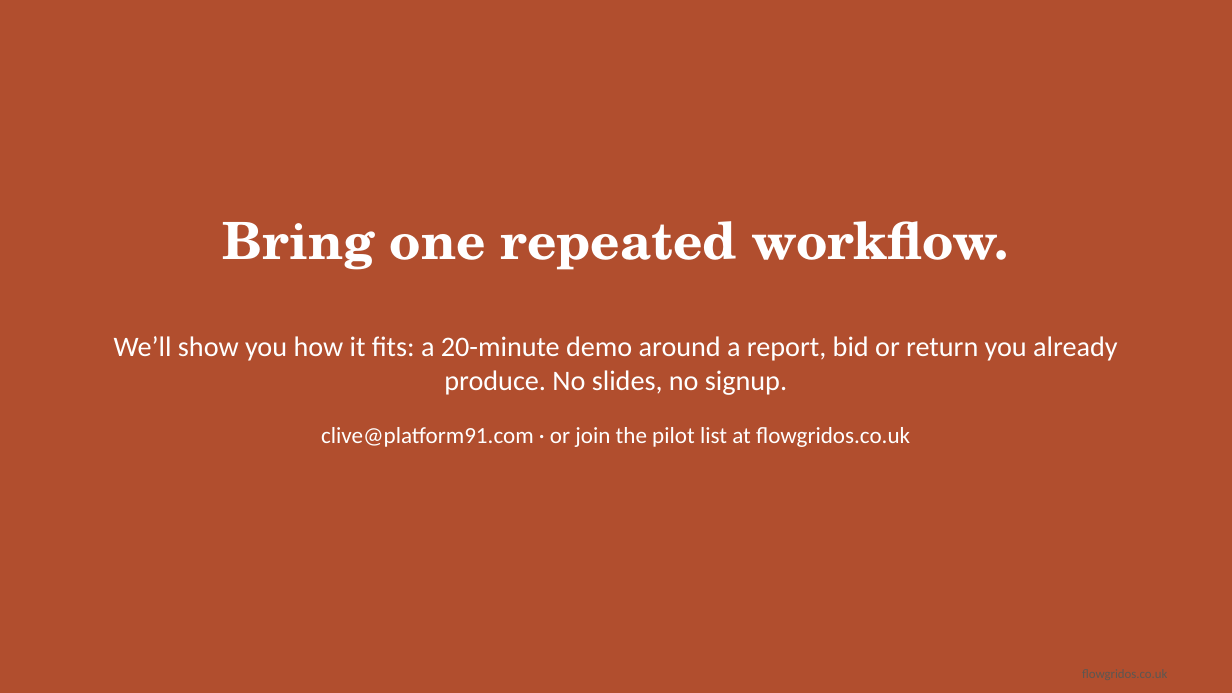
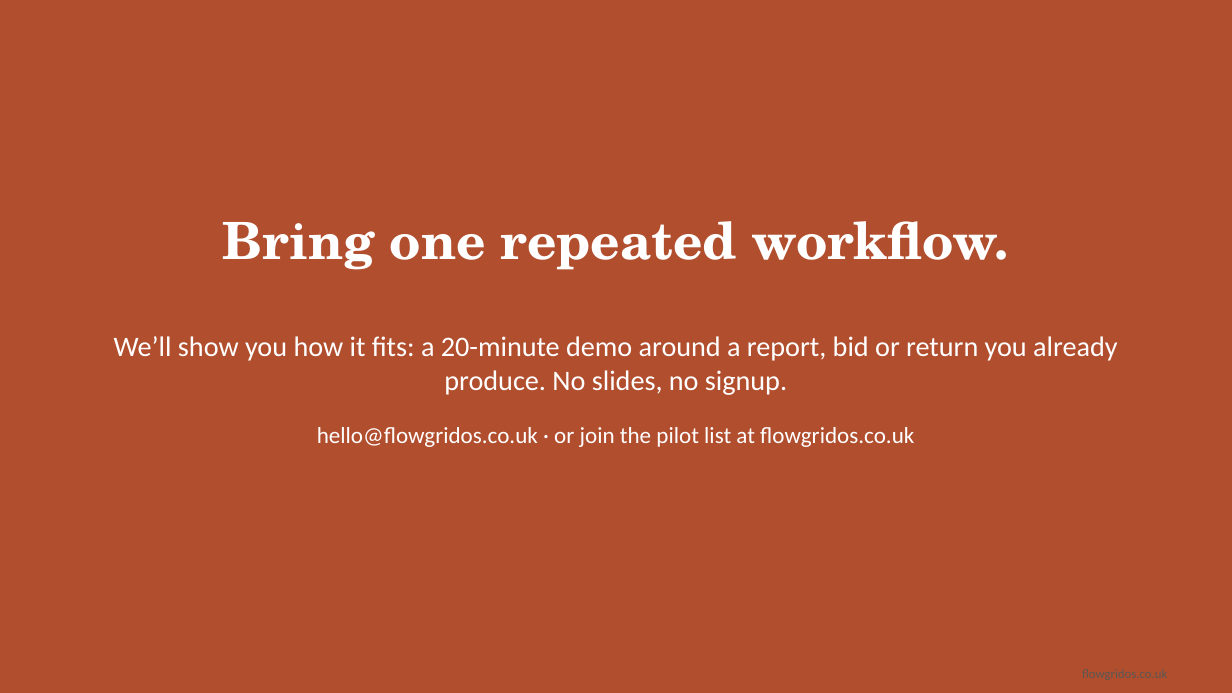
Before and after one commit to CliveStruv56/operations-engine, a slide deck: slide 6 of docs/flowgrid-os-customer-deck.pptx. Drawn at 1232x693 pixels with LibreOffice and Linux fonts; fonts in the diff are those of the drawing. Boxes give left, top, right and bottom in pixels: in the first picture for what was removed or moved away, otherwise in the second. Text is boxed around its words. In the diff, an @@ line names an element or a change of style, - is before the commit and + after.

```diff
--- a/docs/flowgrid-os-customer-deck.pptx
+++ b/docs/flowgrid-os-customer-deck.pptx
@@ text at (317,427,914,447): text changed @@
-clive@platform91.com · or join the pilot list at flowgridos.co.uk
+hello@flowgridos.co.uk · or join the pilot list at flowgridos.co.uk
```
Also in this commit, not shown: 12 other files.
